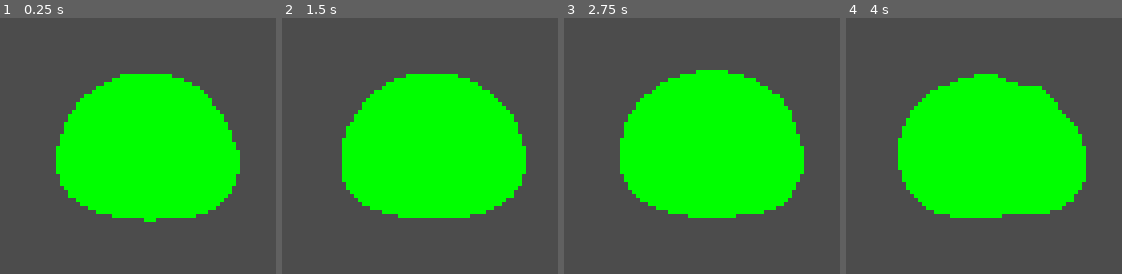
Above: before the commit, frames 1-4 (left to right).
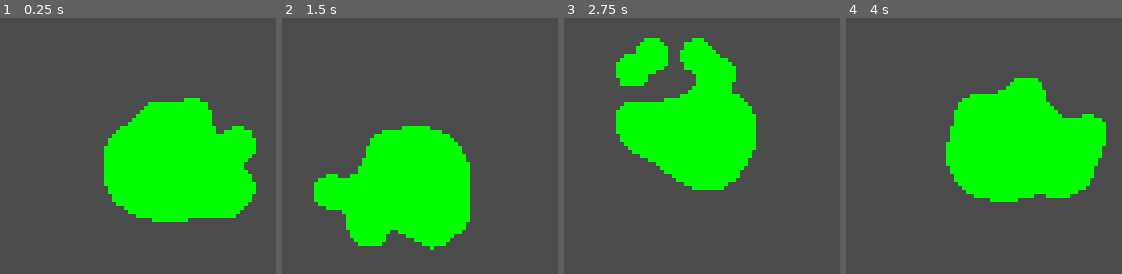
Above: after the commit, the same moments.

Repository: MetRiko/LD-2023-01
Game: Godot game, scene res://Root.tscn
Same seed, same stepped clock (60 frames per second), same inputs: the game is played once before the commit and once after it. The engine's default icon, where the game draws it, is replaced by a stand-in: a white triangle on a blue panel in a dark square.
Inputs (mouse positions are in pixels of both pictures, inside the frame that each line leads up to):
- Up to frame 1 (0.25 s): no input
- Up to frame 2 (1.5 s): tap Enter at 0.5 s; move the mouse to (outside the picture) at 0.52 s; tap Alt at 0.6 s; click (outside the picture) at 0.67 s; drag from (outside the picture) to (outside the picture) at 1.27 s
- Up to frame 3 (2.75 s): move the mouse to (outside the picture) at 2.02 s; tap Shift at 2.1 s; click (outside the picture) at 2.17 s
- Up to frame 4 (4 s): drag from (outside the picture) to (959, 151) at 2.77 s; move the mouse to (outside the picture) at 3.52 s; tap Ctrl at 3.6 s; click (outside the picture) at 3.67 s

The runs differ from the first frame. In frame 1, 15% of the frame differs, in the area x 20-93%, y 21-80%; in frame 2, 24%, in the area x 11-89%, y 21-91%; in frame 3, 20%; in frame 4, 14%.

Commit message:
Add movement effect for slime shader

Diff:
--- a/slimes/SlimeTesting.tscn
+++ b/slimes/SlimeTesting.tscn
@@ -13,6 +13,7 @@
 	vec2 v = p - s;
 	float ang = atan(v.y, v.x);
 	if (v.y <= 0.0) {
+//		return max(length(v) - rad, 0.0);
 		return length(v);
 	}
 	else {
@@ -27,7 +28,9 @@
 float dis_orb_shape(vec2 p, vec2 s, float rad) {
 	vec2 v = p - s;
 	float d = length(v);
-	return max(d - rad, 0.0);// + thickness;
+	d = max(d - rad, 0.0);
+//	if (d > rad) d *= 2.0;
+	return d;
 }
 
 void fragment() {
@@ -45,6 +48,15 @@
 
 	float u_rad = 0.4;
 	float u_small_rad = 0.05;
+	vec2 u_vel = normalize(vec2(1.0, 1.0));
+	float u_speed = 1.0;
+
+	u_speed = 0.0;
+	float ta = TIME * 1.5;
+	u_vel = normalize(vec2(cos(ta), sin(ta)));
+	u_speed = (sin(TIME * 0.75) + 1.0) * 0.5;
+//	u_speed = 1.0;
+//	u_speed = 0.0;
 
 	for (int ix = 0; ix < n; ++ix) {
 		int i = ix % 4;
@@ -92,6 +104,19 @@
 		vec2 offset = vec2(cos(ang), sin(ang)) * dis;
 		offset.y -= up_force;
 
+		vec2 vel_offset = (u_vel * 0.25 - offset);// * 0.2 * u_speed;
+		float dd = length(vel_offset);
+//		offset += vel_offset * (1.0 / dd) * 0.2;
+//		offset += -offset * (u_small_rad * (1.0 - u_speed));
+
+		offset += u_vel * u_speed * 0.2;
+		offset -= offset * u_speed * (sin(TIME * 10.0 + float(ix) * 2.0) + 1.0) * 0.5;
+//		offset += vel_offset * u_speed * (sin(TIME * 10.0 + float(ix) * 2.0) + 1.0) * 0.6;
+//		offset += vel_offset * 0.6 * u_speed;
+
+//		offset += vel_offset * u_speed;
+//		offset = u_vel * 0.2 * u_speed;
+
 		float thickness = 0.1;
 //		float thickness = 0.4;
 //		if (ix == 0) thickness = 1.0;
@@ -105,11 +130,13 @@
 //		float nd2 = max(min(d, thickness_rad) - rad, 0.0) / thickness;
 
 		if (ix == 0) {
+//			float speed_rad = u_rad * (1.0 - u_speed);
 			d = dis_slime_shape(UV, offset, u_rad);
 //			nd2 = d;
 		}
 		else {
-			d = dis_orb_shape(UV, offset, u_small_rad);
+			float speed_factor = (1.0 - u_speed) * 0.2 + 0.8;
+			d = dis_orb_shape(UV, offset, u_small_rad * speed_factor);
 			if (mod(ang, TAU) < PI) {
 				d *= (sin(ang)) * 0.5 + 1.0;
 			}
@@ -129,9 +156,16 @@
 //		fd = min(fd, d);
 //		float nd = 1.0 / nd2;
 		float nd = 1.0 / d;
+
+//		if (ix == 0) {
+//			nd *= 20.0;
+//		}
+
 //		fd = min(fd, nd);
 
 		fd += nd;
+//		fd = min(6.0 * float(n), fd);
+//		fd = min(fd, nd);
 //		if (ix % 2 == 1) {
 //			fd -= 1.2 * nd;
 //
@@ -147,7 +181,8 @@
 //	fd = fd / rad_sum;
 	fd = fd / float(n);
 
-	if (fd > 6.0) {
+	float x = fd * fd * 0.01;
+	if (x > 0.6) {
 		COLOR = vec4(0.0, 1.0, 0.0, 1.0);
 	}
 //	COLOR = vec4(0.0, fd * fd * 0.01,  0.0, max(min(fd * 0.02, 1.0), 0.0));
@@ -200,4 +235,5 @@
 texture = ExtResource( 1 )
 
 [node name="CollisionShape2D" type="CollisionShape2D" parent="Slime"]
+visible = false
 shape = SubResource( 1 )
